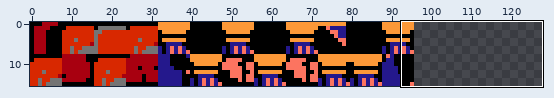
Two states of a sprite sheet, Castlevania/Textures/Stair.png. The picture above shows the old version from afar; the outline marks the close-up.
Close-up. As it was:
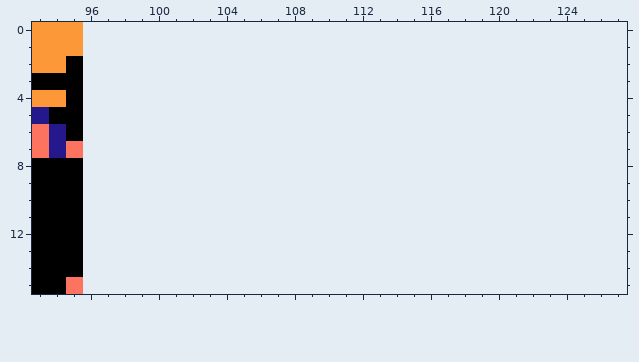
The file is 192x32 pixels, drawn in blocks of 2x2; one block is one cell here. Colours within 5 levels of each other are drawn and written as one. Shown: x 93..127, y 0..15. The old version is drawn lined up with the new one, on the new canvas.
New version:
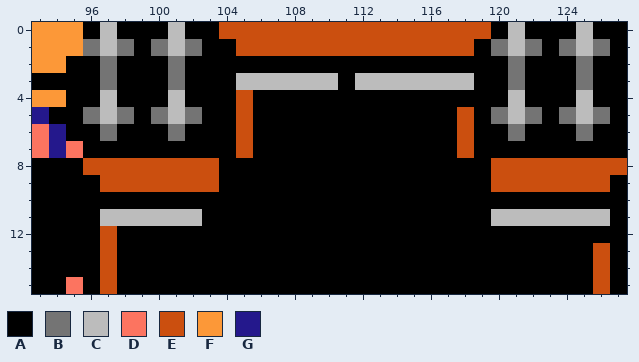
Palette (. is transparent): A #000000  B #747474  C #bcbcbc  D #fc7460  E #cb4f0f  F #fc9838  G #24188c
Changes in this commit:
canvas 96x16 -> 128x16
The author put colour A in row 0 at x 96, 98 to 100, 102 to 103, 120, 122 to 124 and 126 to 127; in row 1 at x 99, 103 to 104, 119, 123 and 127; in row 2 at x 96, 98 to 100, 102 to 120, 122 to 124 and 126 to 127; in row 3 at x 96, 98 to 100, 102 to 104, 111, 119 to 120, 122 to 124 and 126 to 127; in row 4 at x 96, 98 to 100, 102 to 104, 106 to 120, 122 to 124 and 126 to 127; in row 5 at x 99, 103 to 104, 106 to 117, 119, 123 and 127.
The author put colour A in row 6 at x 96, 98 to 100, 102 to 104, 106 to 117, 119 to 120, 122 to 124 and 126 to 127; in row 7 at x 96 to 104, 106 to 117 and 119 to 127; in row 8 at x 104 to 119; in row 9 at x 96, 104 to 119 and 127; in row 10 at x 96 to 127; in row 11 at x 96, 103 to 119 and 127.
The author put colour A in row 12 at x 96 and 98 to 127; in rows 13 to 15 at x 96, 98 to 125 and 127.
The author put colour B in row 1 at x 96, 98, 100, 102, 120, 122, 124 and 126; in rows 2 to 3 at x 97, 101, 121 and 125; in row 5 at x 96, 98, 100, 102, 120, 122, 124 and 126; in row 6 at x 97, 101, 121 and 125.
The author put colour C in rows 0 to 1 at x 97, 101, 121 and 125; in row 3 at x 105 to 110 and 112 to 118; in rows 4 to 5 at x 97, 101, 121 and 125; in row 11 at x 97 to 102 and 120 to 126.
The author put colour E in row 0 at x 104 to 119; in row 1 at x 105 to 118; in row 4 at x 105; in rows 5 to 7 at x 105 and 118; in row 8 at x 96 to 103 and 120 to 127; in row 9 at x 97 to 103 and 120 to 126.
The author put colour E in row 12 at x 97; in rows 13 to 15 at x 97 and 126.
Boxes around the changes in both close-ups, in picture pixels (x1, y1, x2, y2):
added: (83, 22, 627, 294)
